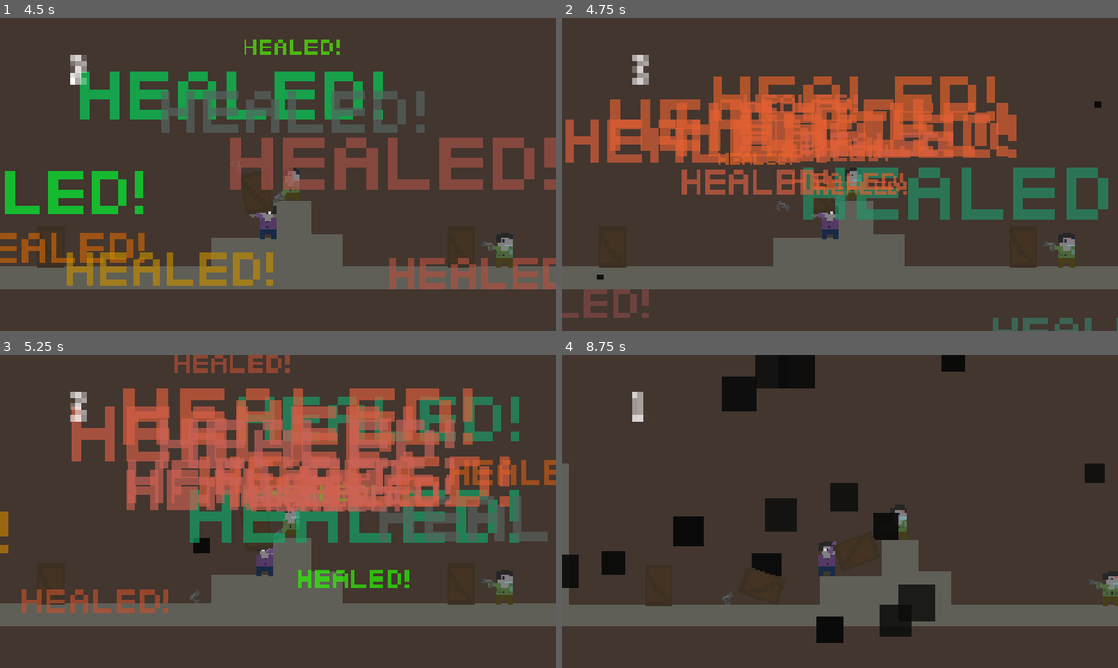
Above: before the commit, frames 1-4 (two rows, left to right).
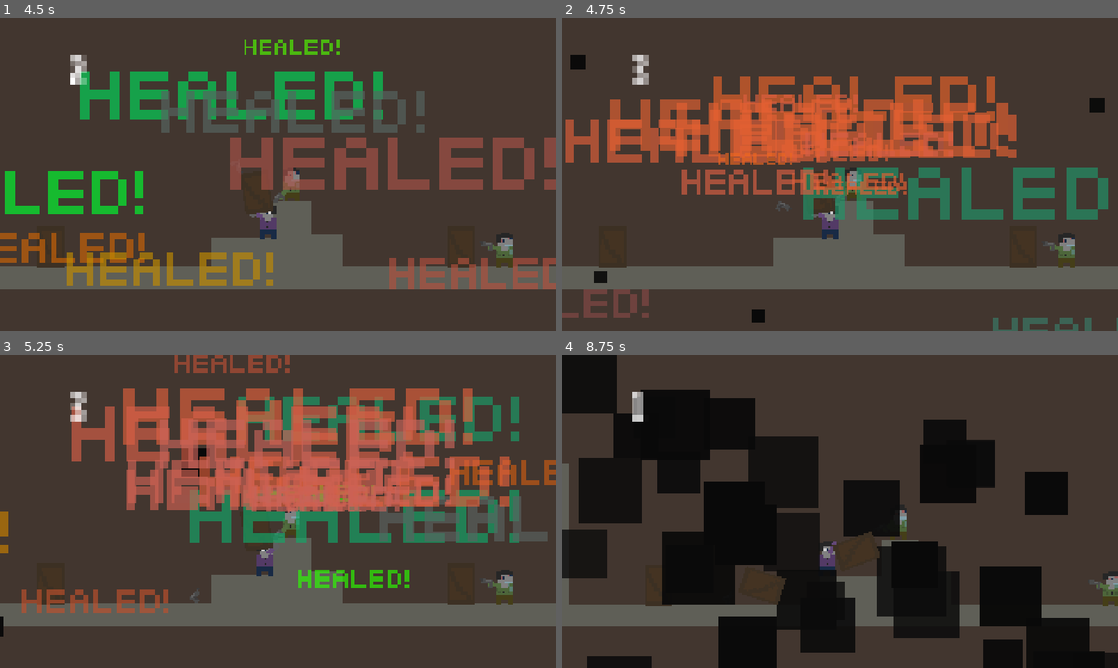
Above: after the commit, the same moments.

Repository: sawyergrimm/STGrimmFOGPII
Game: Godot game, scene res://Assets/Scenes/MainTest.tscn
Same seed, same stepped clock (60 frames per second), same inputs: the game is played once before the commit and once after it.
Inputs (mouse positions are in pixels of both pictures, inside the frame that each line leads up to):
- Up to frame 1 (4.5 s): tap Enter (ui_accept) at 0.5, 0.77, 1.52, 3.02, 3.77 s; move the mouse to (400, 158) at 0.52 s; hold D (ui_right) 0.53-2.03 s; click (400, 158) at 0.6 s; move the mouse to (166, 190) at 1.27 s; click (166, 190) at 1.35 s; move the mouse to (333, 105) at 2.02 s; hold A (ui_left) 2.03-2.78 s; right-click (333, 105) at 2.1 s; click (333, 105) at 2.3 s; move the mouse to (250, 237) at 2.77 s; hold D (ui_right) 2.78-4.28 s; tap Shift (Shift) at 2.85 s; click (250, 237) at 3.05 s; move the mouse to (444, 221) at 3.52 s; tap B (SpawnBlock) at 3.6 s; click (444, 221) at 3.8 s; move the mouse to (111, 127) at 4.27 s; hold A (ui_left) from 4.28 s (still down); tap F at 4.35 s
- Up to frame 2 (4.75 s): keep holding A (ui_left); tap Enter (ui_accept) at 4.52 s; click (673, 127) at 4.55 s
- Up to frame 3 (5.25 s): move the mouse to (305, 511) at 5.02 s; release A (ui_left) at 5.03 s; hold D (ui_right) from 5.03 s (still down); click (305, 511) at 5.1 s
- Up to frame 4 (8.75 s): move the mouse to (756, 433) at 5.77 s; release D (ui_right) at 5.78 s; hold A (ui_left) 5.78-7.28 s; click (756, 433) at 5.85 s; tap Enter (ui_accept) at 6.02, 6.77, 7.52 s; move the mouse to (962, 495) at 6.52 s; right-click (962, 495) at 6.6 s; click (962, 495) at 6.8 s; move the mouse to (728, 527) at 7.27 s; hold D (ui_right) from 7.28 s (still down); tap Shift (Shift) at 7.35 s; click (728, 527) at 7.55 s; move the mouse to (895, 442) at 8.02 s; tap B (SpawnBlock) at 8.1 s; click (895, 442) at 8.3 s

Frame 1 is identical in both runs. In frame 2, 0.4% of the frame differs, in the area x 1-98%, y 11-98%; in frame 3, 0.2%; in frame 4, 40%, in the area x 0-100%, y 0-100%.

Commit message:
Small changes and fixes to particle. Added overdosing.

Diff:
--- /dev/null
+++ b/Whippets/Assets/Colors/grayscaleFade.tres
@@ -0,0 +1,5 @@
+[gd_resource type="Gradient" format=3 uid="uid://qvli3x6hw0rl"]
+
+[resource]
+offsets = PackedFloat32Array(0, 0.56647396, 1)
+colors = PackedColorArray(0.14225578, 0.14225581, 0.14225578, 1, 0.43137255, 0.43137255, 0.43137255, 0, 0.22490484, 0.22490484, 0.22490484, 1)
--- /dev/null
+++ b/Whippets/Assets/Colors/redscaleFade.tres
@@ -0,0 +1,5 @@
+[gd_resource type="Gradient" format=3 uid="uid://iwxgmhvunt6o"]
+
+[resource]
+offsets = PackedFloat32Array(0, 0.014450867, 0.48554912, 0.91907513, 0.97109824)
+colors = PackedColorArray(0.5921569, 0, 0, 0, 0.5921569, 0.043137256, 0.039215688, 1, 0.5921569, 0.07450981, 0.06666667, 1, 0.59607846, 0.03137255, 0.02745098, 1, 0.6, 0, 0, 0)
--- a/Whippets/Assets/Scenes/player.tscn
+++ b/Whippets/Assets/Scenes/player.tscn
@@ -39,7 +39,8 @@
 [ext_resource type="AudioStream" uid="uid://cvt50chfj5yvb" path="res://Assets/Audio/GunSounds/catch2.ogg" id="37_r5ifs"]
 [ext_resource type="AudioStream" uid="uid://lmstnpgaxm3d" path="res://Assets/Audio/GunSounds/catch3.ogg" id="38_tk7rj"]
 [ext_resource type="AudioStream" uid="uid://d3465o6n3nij4" path="res://Assets/Audio/GunSounds/catch4.ogg" id="39_c0qrj"]
-[ext_resource type="AudioStream" uid="uid://bgg88wpf4yik3" path="res://Assets/Audio/Misc/whippet.ogg" id="40_r5ifs"]
+[ext_resource type="AudioStream" uid="uid://dymcdh2t0xru4" path="res://Assets/Audio/Misc/whippet.ogg" id="40_r5ifs"]
+[ext_resource type="Gradient" uid="uid://qvli3x6hw0rl" path="res://Assets/Colors/grayscaleFade.tres" id="41_tk7rj"]
 
 [sub_resource type="SpriteFrames" id="SpriteFrames_i3pqv"]
 animations = [{
@@ -128,10 +129,6 @@
 stream_2/stream = ExtResource("38_tk7rj")
 stream_3/stream = ExtResource("39_c0qrj")
 
-[sub_resource type="Gradient" id="Gradient_r5ifs"]
-offsets = PackedFloat32Array(0, 0.56647396, 1)
-colors = PackedColorArray(0.14225578, 0.14225581, 0.14225578, 1, 0.43137255, 0.43137255, 0.43137255, 0, 0.22490484, 0.22490484, 0.22490484, 1)
-
 [node name="CharacterBody2D" type="CharacterBody2D" unique_id=206405271]
 collision_layer = 7
 collision_mask = 7
@@ -185,6 +182,8 @@
 [node name="WhippetPlayer" type="AudioStreamPlayer2D" parent="." unique_id=1575243205]
 stream = ExtResource("40_r5ifs")
 volume_db = -14.791
+
+[node name="WarningPlayer" type="AudioStreamPlayer2D" parent="." unique_id=1087082260]
 
 [node name="Blindness" type="CPUParticles2D" parent="." unique_id=1922815297]
 emitting = false
@@ -200,4 +199,4 @@
 scale_amount_min = 5.0
 scale_amount_max = 10.0
 color = Color(0.24115604, 0.24115604, 0.24115604, 1)
-color_ramp = SubResource("Gradient_r5ifs")
+color_ramp = ExtResource("41_tk7rj")
--- a/Whippets/Assets/Scripts/enemy.gd
+++ b/Whippets/Assets/Scripts/enemy.gd
@@ -23,7 +23,7 @@
 	if health <= 0:
 		queue_free()
 	timeVar += delta
-	var collisions = get_colliding_bodies()
+	var _collisions = get_colliding_bodies()
 	if timeVar > interval:
 		timeVar -= interval
 		if position.distance_to(player.position) < 130:
--- a/Whippets/Assets/Scripts/player.gd
+++ b/Whippets/Assets/Scripts/player.gd
@@ -10,7 +10,10 @@
 var arm = load("res://Assets/Sprites/Player/arm.png")
 var whippet = load("res://Assets/Sprites/Player/whippet.png")
 var whippetSmoke = load("res://Assets/Particles/WhippetSmoke.tscn")
+var greyscale = load("res://Assets/Colors/grayscaleFade.tres")
+var redscale = load("res://Assets/Colors/redscaleFade.tres")
 var healthUI
+var blindness
 
 var counter = 10
 var whippetCounter = -2
@@ -23,6 +26,7 @@
 func _ready() -> void:
 	add_to_group("player")
 	healthUI = get_tree().current_scene.find_child("HealthUI")
+	blindness = $Blindness
 
 func _physics_process(delta: float) -> void:
 	# Add the gravity.
@@ -89,17 +93,24 @@
 		elif $Gunarm.texture == whippet:
 			whippetCounter += 1
 			if whippetCounter > 0:
-				$Blindness.amount = whippetCounter * 50
-				$Blindness.scale_amount_max = 4 * whippetCounter
-				if $Blindness.scale_amount_max > 100:
-					$Blindness.scale_amount_max = 100
-				$Blindness.scale_amount_min = 2 * whippetCounter
-				if $Blindness.scale_amount_min > 50:
-					$Blindness.scale_amount_min = 50
-				$Blindness.lifetime = whippetCounter * whippetCounter / (0.2 * whippetCounter)
-				if $Blindness.lifetime > 50:
-					$Blindness.lifetime = 50
-				$Blindness.emitting = true
+				blindness.amount = whippetCounter * 100
+				blindness.scale_amount_max = 8 * whippetCounter
+				if blindness.scale_amount_max > 100:
+					blindness.scale_amount_max = 100
+				blindness.scale_amount_min = 4 * whippetCounter
+				if blindness.scale_amount_min > 50:
+					blindness.scale_amount_min = 50
+				blindness.lifetime = whippetCounter * whippetCounter / (0.2 * whippetCounter)
+				if blindness.lifetime > 50:
+					blindness.lifetime = 50
+				blindness.emitting = true
+			if whippetCounter > 12:
+				blindness.color = Color.DARK_RED
+				blindness.color_ramp = redscale
+			if whippetCounter >= 15:
+				get_tree().reload_current_scene()
+				return
+
 
 			var particle = whippetSmoke.instantiate()
 			health = 3
Not shown, removed: Whippets/Assets/Audio/Misc/1_TripleOscillator.ogg.import
Not shown, removed: Whippets/Assets/Audio/Misc/2_Sample track.ogg.import
Not shown, removed: Whippets/Assets/Audio/Misc/3_sfxr.ogg.import
Not shown, removed: Whippets/Assets/Audio/Misc/4_sfxr.ogg.import
Not shown, removed: Whippets/Assets/Audio/Misc/5_Kicker.ogg.import
Not shown, changed: Whippets/Assets/Audio/Misc/whippet.ogg.import
Not shown, changed: Whippets/export_presets.cfg
Not shown, removed: Whippets/Assets/Audio/Misc/1_TripleOscillator.ogg
Not shown, removed: Whippets/Assets/Audio/Misc/2_Sample track.ogg
Not shown, removed: Whippets/Assets/Audio/Misc/3_sfxr.ogg
Not shown, removed: Whippets/Assets/Audio/Misc/4_sfxr.ogg
Not shown, removed: Whippets/Assets/Audio/Misc/5_Kicker.ogg
